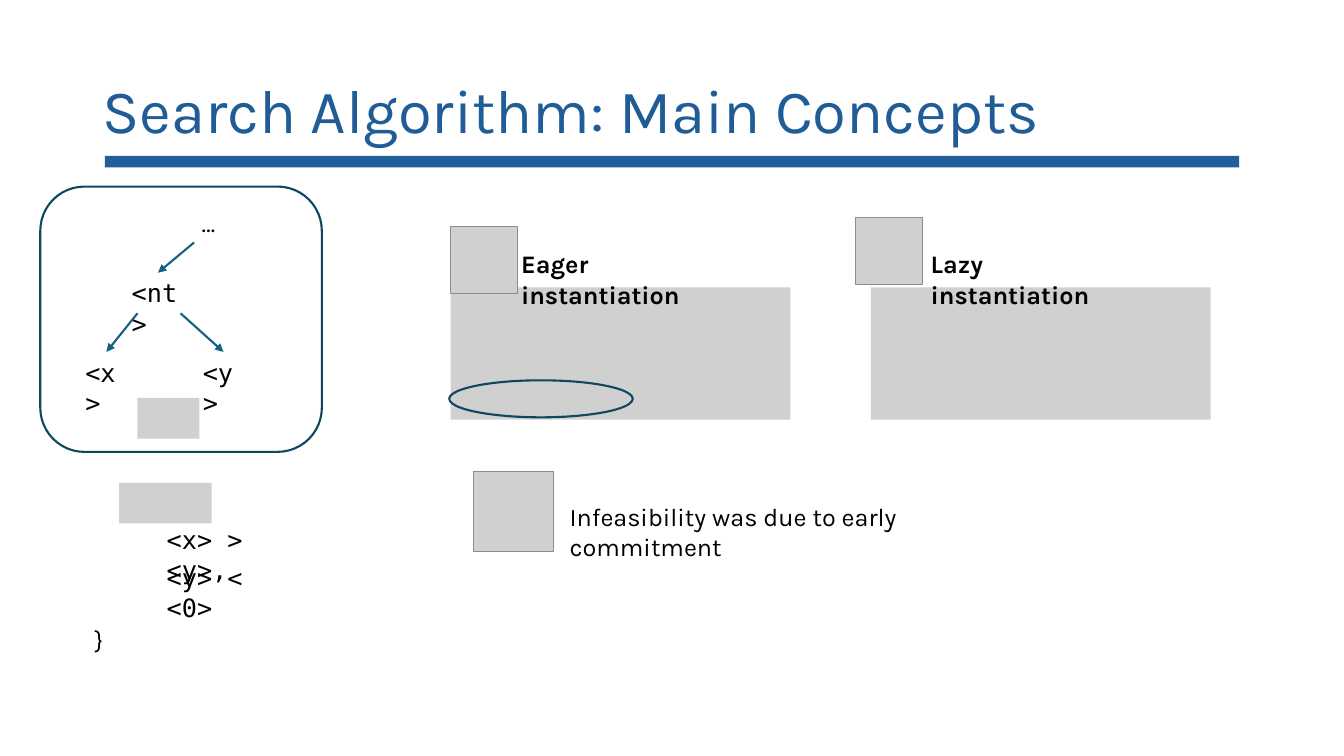
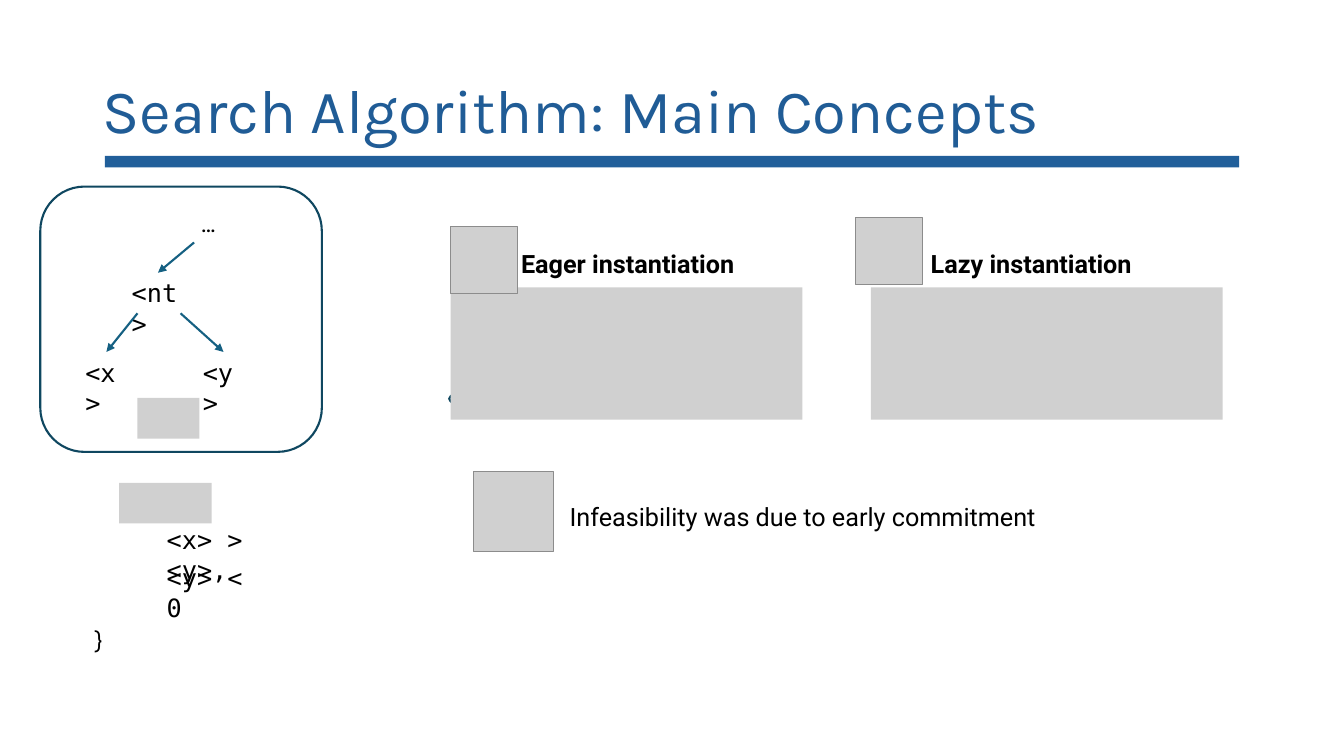
Before and after one commit to lorchrob/goblin_slides, a slide deck: slide 58 of goblin_slides.pptx. Drawn at 1344x756 pixels with LibreOffice and Linux fonts; fonts in the diff are those of the drawing; grey boxes stand for pictures. Boxes give left, top, right and bottom in pixels: in the first picture for what was removed or moved away, otherwise in the second. Text is boxed around its words. In the diff, an @@ line names an element or a change of style, - is before the commit and + after.

Commit message:
PPTX fonts

```diff
--- a/goblin_slides.pptx
+++ b/goblin_slides.pptx
@@ font Karla to Roboto in 3 elements at (570,507,1036,532), (521,254,734,279), (931,254,1132,279) @@
@@ picture: place and size @@
-picture at (451,287,790,419)
+picture at (451,287,803,419)
@@ picture: place and size @@
-picture at (871,287,1211,419)
+picture at (871,287,1223,419)
@@ ellipse: place and size @@
-ellipse at (450,380,633,417)
+ellipse at (450,380,749,417)
@@ text at (167,566,213,618): text changed @@
-<y> < <0>
+<y> < 0
```
Also in this commit, not shown: 39 other slides changed, 1 slide added, 3 slides removed.
